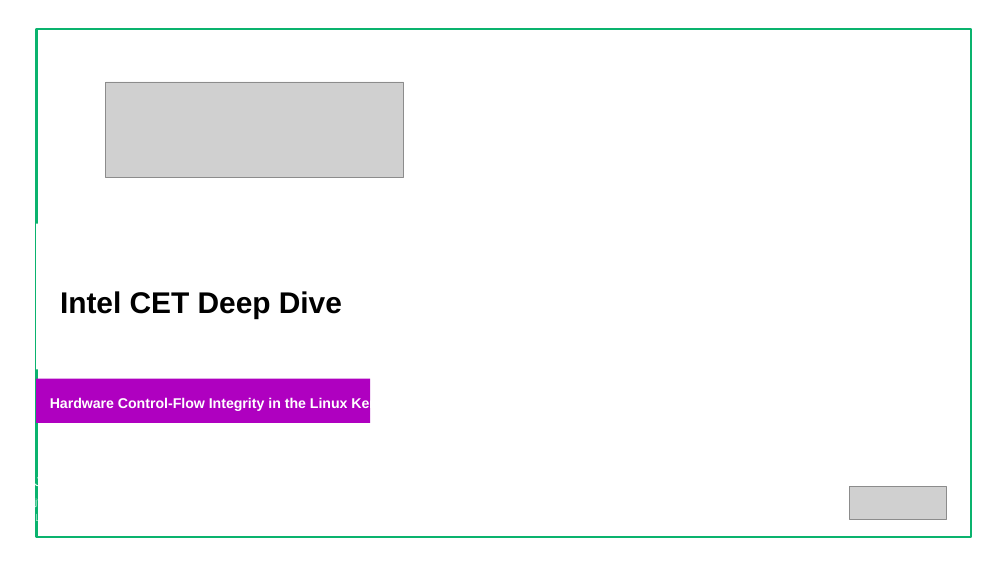
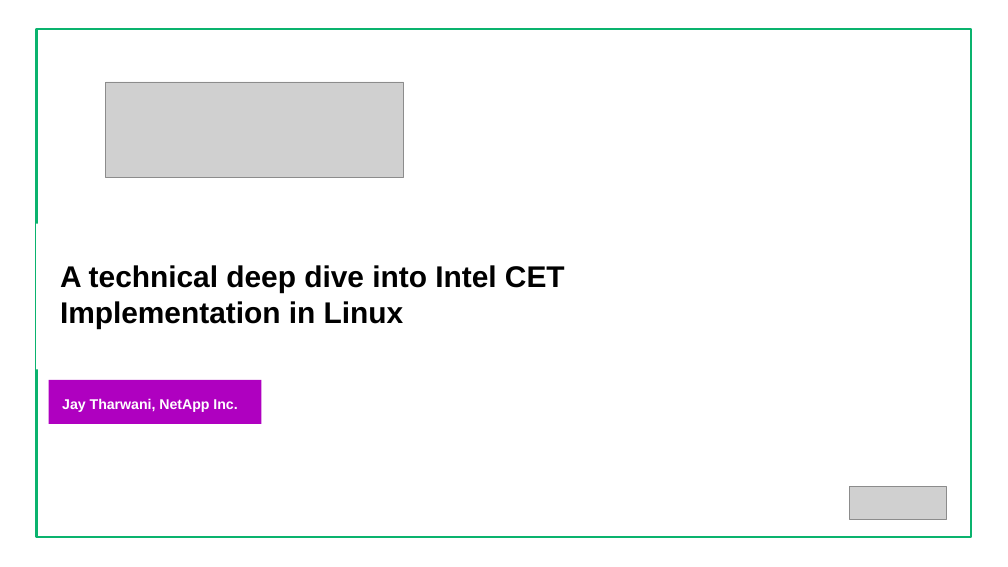
Before and after one commit to init-jt/cet-linux-summit-na26, a slide deck: slide 1 of slides/Intel_CET_Linux_Summit_NA_2026.pptx. Drawn at 1008x567 pixels with LibreOffice and Linux fonts; fonts in the diff are those of the drawing; grey boxes stand for pictures; background and template pictures are left out. Boxes give left, top, right and bottom in pixels: in the first picture for what was removed or moved away, otherwise in the second. Text is boxed around its words. In the diff, an @@ line names an element or a change of style, - is before the commit and + after.

Commit message:
Updated the slides

```diff
--- a/slides/Intel_CET_Linux_Summit_NA_2026.pptx
+++ b/slides/Intel_CET_Linux_Summit_NA_2026.pptx
@@ text at bbox=[60, 265, 565, 328]: text changed @@
-Intel CET Deep Dive
+A technical deep dive into Intel CET
+Implementation in Linux
@@ rectangle: place and size @@
-rectangle at bbox=[36, 379, 371, 423]
+rectangle at bbox=[48, 380, 261, 424]
@@ text removed at bbox=[50, 397, 395, 412] @@
-Hardware Control-Flow Integrity in the Linux Kernel
@@ text at bbox=[62, 398, 237, 412]: text changed; size 12 to 13.5 pt; bold on @@
-Jay Tharwani
+Jay Tharwani, NetApp Inc.
@@ text removed at bbox=[35, 497, 158, 507] @@
-jtharwan@alumni.uncc.edu
```
Also in this commit, not shown: 4 other slides changed.
